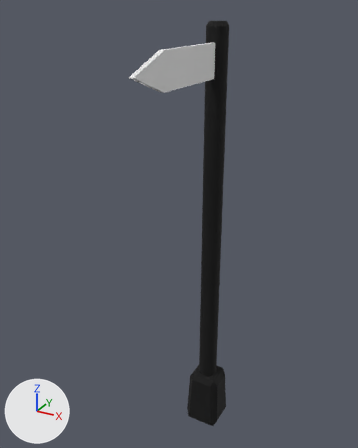
What one commit did to the OBJ model Sustainable Transport/Sustainable Transport/Models/LetreroCalles.obj.
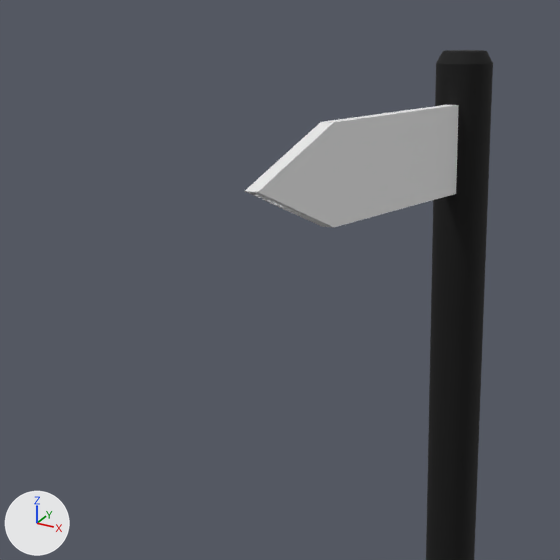
Each version appears first whole from a 50 mm lens placed at (-4.22, 0.8, 5.34), pointed at (-6.63, 5.19, 3.15), and next in a close-up on the part from 8% to 72% of the width and 0% to 51% of the height. Lighting does not change. The marker at lower left points along +X, +Y and +Z. Where no turn or scale is listed for an object, it has been applied to the vertices. Vertices at the same position are counted once.

Before the edit, the objects in view are built like this:
```python
me_letrerocalles = bpy.data.meshes.new('LetreroCalles')
me_letrerocalles.from_pydata(...)  # 1899 vertices, 1890 faces; spans x -6.7..-6.24, y 4.12..5.93, z 0.08..5.21
# faces by material slot: [560, 1320, 10]
me_letrerocalles.materials.append(mat_trafficlight_phong2sg)  # black #000000
me_letrerocalles.materials.append(mat_trafficlight_phong5sg)  # black #000000
me_letrerocalles.materials.append(mat_letrerocalles1_initialshadinggroup)  # white #e7e7e7
# before: 1892 (-6.49, 4.12, 4.83) at pixel (244, 191), 1893 (-6.44, 4.12, 4.83) at pixel (257, 192), 1894 (-6.44, 4.12, 4.83) at pixel (257, 192)
ob_letrerocalles = bpy.data.objects.new('LetreroCalles', me_letrerocalles)
ob_letrerocalles.location = (0.0, 0.0, 0.0)
```
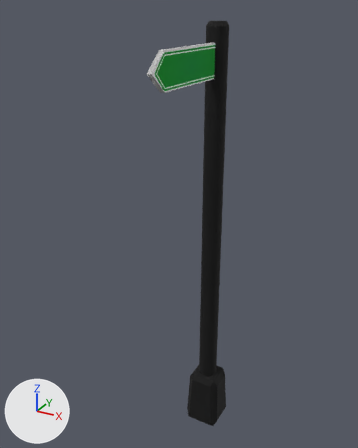
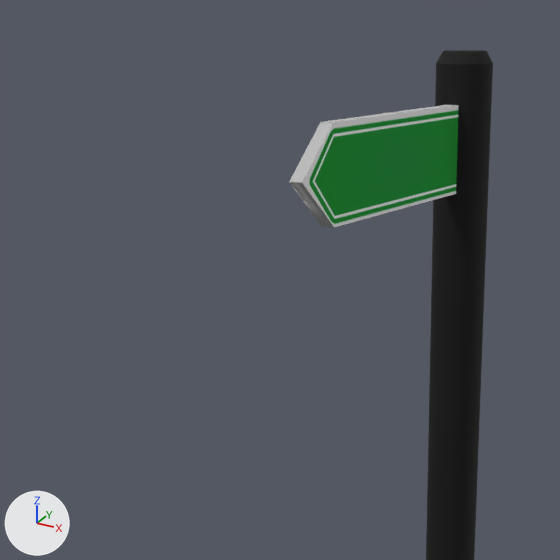
What changed in the scene script:
```text
Add img_letrerocalle_1__png:
    img_letrerocalle_1__png = load_image('LetreroCalle(1).png', 'LetreroCalle(1).png', 512, 512, 'sRGB')
Add img_letrerocalle_png:
    img_letrerocalle_png = load_image('LetreroCalle.png', 'LetreroCalle.png', 512, 512, 'sRGB')
Add mat_letrerocalles3_lambert2sg:
    mat_letrerocalles3_lambert2sg = principled_material('LetreroCalles3:lambert2SG')
    mat_letrerocalles3_lambert2sg.texture = img_letrerocalle_1__png
    mat_letrerocalles3_lambert2sg.roughness = 1.0
Add mat_letrerocalles3_initialshadinggroup:
    mat_letrerocalles3_initialshadinggroup = principled_material('LetreroCalles3:initialShadingGroup')
    mat_letrerocalles3_initialshadinggroup.base_color = (0.5, 0.5, 0.5)  # grey #bcbcbc
    mat_letrerocalles3_initialshadinggroup.roughness = 1.0
Add mat_letrerocalles3_lambert1sg:
    mat_letrerocalles3_lambert1sg = principled_material('LetreroCalles3:lambert1SG')
    mat_letrerocalles3_lambert1sg.texture = img_letrerocalle_1__png
    mat_letrerocalles3_lambert1sg.roughness = 1.0
Add mat_lambert20sg:
    mat_lambert20sg = principled_material('lambert20SG')
    mat_lambert20sg.texture = img_letrerocalle_png
    mat_lambert20sg.roughness = 1.0
Change me_letrerocalles:
    used by ob_letrerocalles; location = (0.0, 0.0, 0.0)
    remove me_letrerocalles.from_pydata(...)  # 1899 vertices, 1890 faces; spans x -6.7..-6.24, y 4.12..5.93, z 0.08..5.21
    add me_letrerocalles.from_pydata(...)  # 1899 vertices, 1890 faces; spans x -6.7..-6.24, y 4.38..5.93, z 0.08..5.21
    me_letrerocalles part 1
    add for i in [1892, 1893, 1894]: me_letrerocalles.vertices[i].co += Vector((0.0, 0.26, 0.0))
    me_letrerocalles part 2: 7 of the faces centred in x -6.46, y 4.35..5.65, z 4.66..5.01 switch from mat_letrerocalles1_initialshadinggroup (white #e7e7e7) to mat_letrerocalles3_initialshadinggroup (grey #bcbcbc)
    me_letrerocalles part 3: texture (UV) coordinates of 4 of 1890 faces, centred in x -6.49..-6.44, y 4.35..5.12, z 4.83, changed; they spanned u 0.38..0.62, v 0.25..1.0 and now span u -1.0..1.01, v 0.07..0.82
    add me_letrerocalles.materials.append(mat_lambert20sg)  # picture img_letrerocalle_png
    add me_letrerocalles.materials.append(mat_letrerocalles3_lambert2sg)  # picture img_letrerocalle_1__png
    add me_letrerocalles.materials.append(mat_letrerocalles3_lambert1sg)  # picture img_letrerocalle_1__png
```

Changed parts and their boxes [x1, y1, x2, y2] in the close-ups (560 x 560 px; the box of a moved part takes in the faces that stretch with it):
'LetreroCalles', reshaped, recoloured, surface changed (grey to green)
    before: [245, 50, 493, 560]
    after: [289, 50, 493, 560]
part 1 of me_letrerocalles, moved or reshaped
    before: [245, 122, 335, 228]
    after: [289, 122, 335, 228]
part 2 of me_letrerocalles, recoloured (white to grey)
    both: [324, 105, 455, 123]
part 3 of me_letrerocalles, surface changed (grey to green)
    both: [333, 105, 459, 227]
